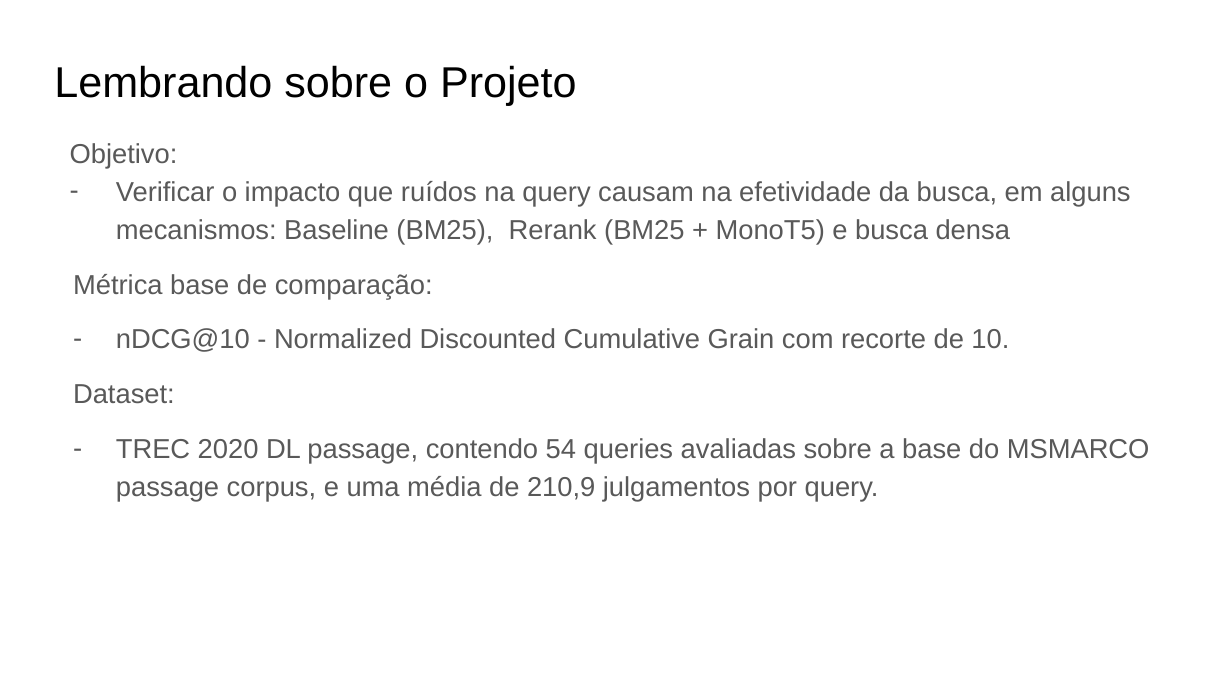
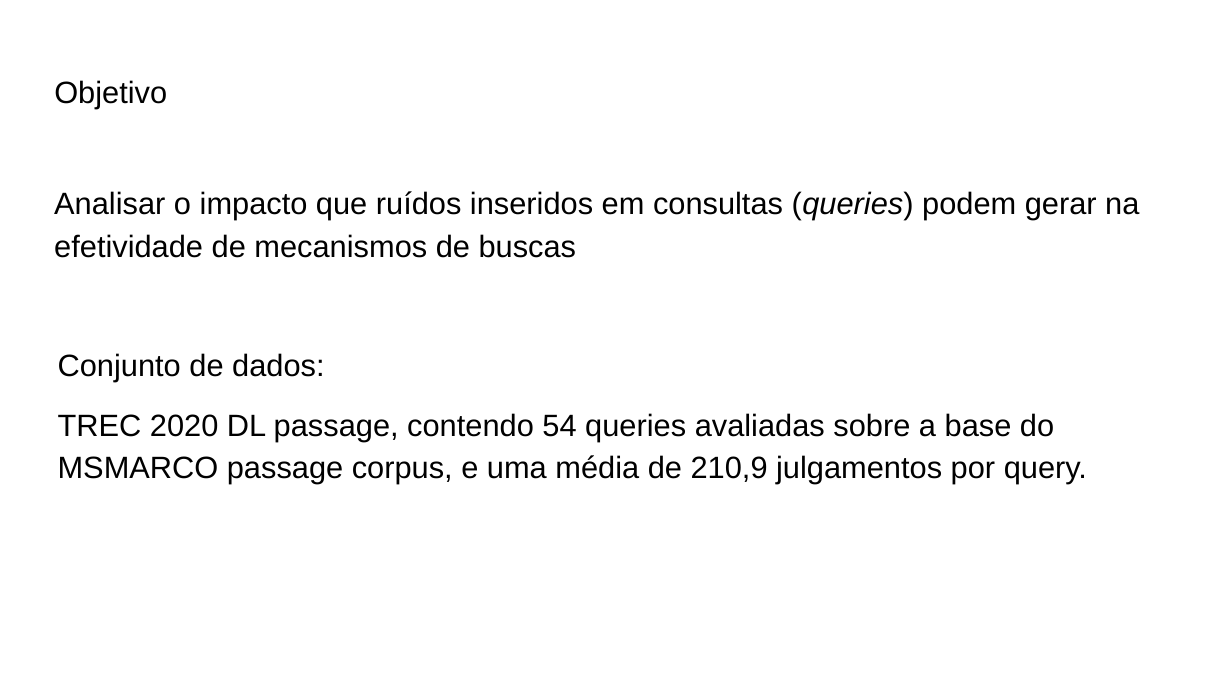
Before and after one commit to leonardo3108/robustez-query, a slide deck: slide 2 of docs/presentations/Apresentação final - 20211209.pptx. Drawn at 1232x693 pixels with LibreOffice and Linux fonts; fonts in the diff are those of the drawing. Boxes give left, top, right and bottom in pixels: in the first picture for what was removed or moved away, otherwise in the second. Text is boxed around its words. In the diff, an @@ line names an element or a change of style, - is before the commit and + after.

Commit message:
apresentação

```diff
--- a/docs/presentations/Apresentação final - 20211209.pptx
+++ b/docs/presentations/Apresentação final - 20211209.pptx
@@ title removed at bbox=[54, 65, 577, 105] @@
-Lembrando sobre o Projeto
@@ title added at bbox=[54, 80, 167, 108], 18 pt, text #000000 @@
+Objetivo
@@ text "Analisar o impacto que ruídos ...": place and size @@
-text "Analisar o impacto que ruídos ..." at bbox=[70, 143, 1149, 502]
+text "Analisar o impacto que ruídos ..." at bbox=[54, 191, 1139, 484]
@@ text at bbox=[54, 191, 1139, 382]: text changed; size 16 to 18 pt; text colour #595959 to #000000 @@
-Objetivo:
-– Verificar o impacto que ruídos na query causam na efetividade da busca, em alguns mecanismos: Baseline (BM25), Rerank (BM25 + MonoT5) e busca densa
-Métrica base de comparação:
-– nDCG@10 - Normalized Discounted Cumulative Grain com recorte de 10.
-Dataset:
+Analisar o impacto que ruídos inseridos em consultas (queries) podem gerar na efetividade de mecanismos de buscas
+Conjunto de dados:
@@ text at bbox=[58, 413, 1087, 484]: size 16 to 18 pt, text colour #595959 to #000000 in "TREC 2020 DL passage, contendo 54 queries ..."; bullet - to none @@
```
Also in this commit, not shown: 1 other slide changed, 11 slides added, 30 slides removed.
